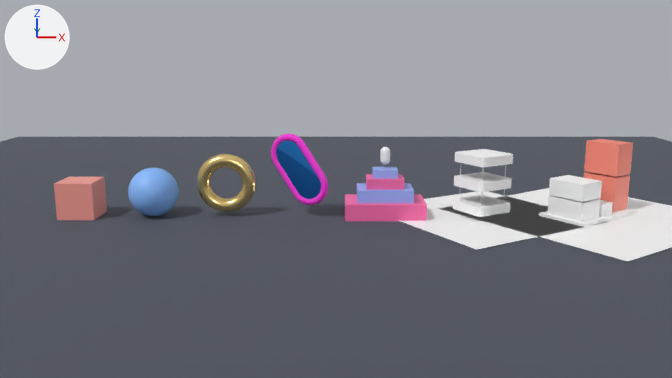
Renders of the Blender file blender/demo.blend from each side of a commit.
Camera for both pictures: the file's camera 'Camera'. Arrows for +X, +Y and +Z are at upper left; the lights stay in place. The older version comes first.

In view in the first picture: 'Blocks_Sheet', 'Blocks_Tower_High', 'Blocks_West_High', 'Blocks_West_Low', 'Capsule_Glass', 'Capsule_Mirror', 'Cube', 'Floor', 'Module_Sheet', 'Orb', 'Ring', 'Stack_Step1' and 10 more.
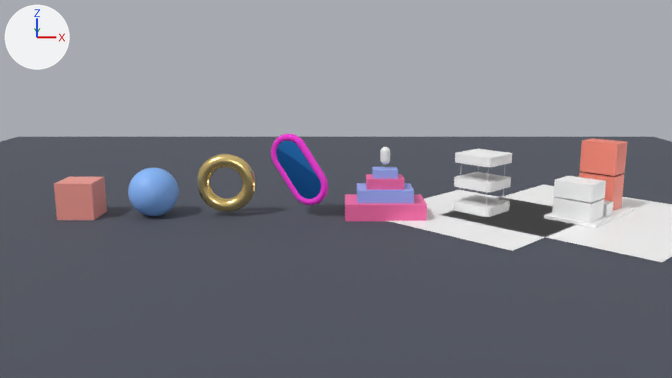
ob_module is not drawn itself; it is the parent of ob_module_level1, ob_module_level2, ob_module_level3, ob_module_guide1, ob_module_guide2, ob_module_guide3, ob_module_guide4, ob_module_sheet.
ob_blocks is not drawn itself; it is the parent of ob_blocks_plinth, ob_blocks_west_low, ob_blocks_west_high, ob_blocks_hall, ob_blocks_wing, ob_blocks_tower_low, ob_blocks_tower_high, ob_blocks_sheet.

Patch to the scene script:
```diff
--- a/blender/demo.blend.py
+++ b/blender/demo.blend.py
@@ ob_module @@
 ob_module.location = (10.8, 0.0, 0.03)
-ob_module.rotation_euler = (0.0, 0.0, 0.541)  # degrees (0, 0, 31)
+ob_module.rotation_euler = (0.0, 0.0, 0.785)  # degrees (0, 0, 45)
@@ ob_blocks @@
 ob_blocks.location = (14.4, 0.0, 0.03)
-ob_blocks.rotation_euler = (0.0, 0.0, 0.611)  # degrees (0, 0, 35)
+ob_blocks.rotation_euler = (0.0, 0.0, 0.785)  # degrees (0, 0, 45)
```

Pixel boxes [x1, y1, x2, y2] of what changed, in the pictures (672 x 378 px):
'Blocks_Sheet', turned
    before: [441, 188, 672, 262]
    after: [441, 185, 672, 262]
'Module_Sheet', turned
    before: [400, 191, 606, 250]
    after: [389, 190, 573, 251]
'Blocks_Tower_High', turned
    before: [584, 139, 633, 177]
    after: [580, 138, 627, 176]
'Blocks_West_High', turned
    before: [549, 175, 602, 202]
    after: [554, 176, 606, 203]
'Blocks_West_Low', turned
    before: [547, 195, 600, 222]
    after: [552, 197, 604, 223]
'Blocks_Tower_Low', turned
    before: [584, 172, 630, 212]
    after: [579, 172, 624, 211]
'Module_Level1', turned
    both: [453, 195, 510, 217]
'Module_Level2', turned
    before: [454, 172, 512, 192]
    after: [454, 172, 511, 192]
'Module_Level3', turned
    before: [455, 149, 513, 167]
    after: [455, 149, 512, 167]
'Blocks_Plinth', turned
    before: [539, 208, 639, 227]
    after: [544, 206, 634, 228]
'Blocks_Hall', turned
    before: [599, 200, 613, 217]
    after: [603, 200, 614, 217]
'Module_Guide4', turned
    before: [503, 166, 506, 202]
    after: [503, 170, 505, 197]
